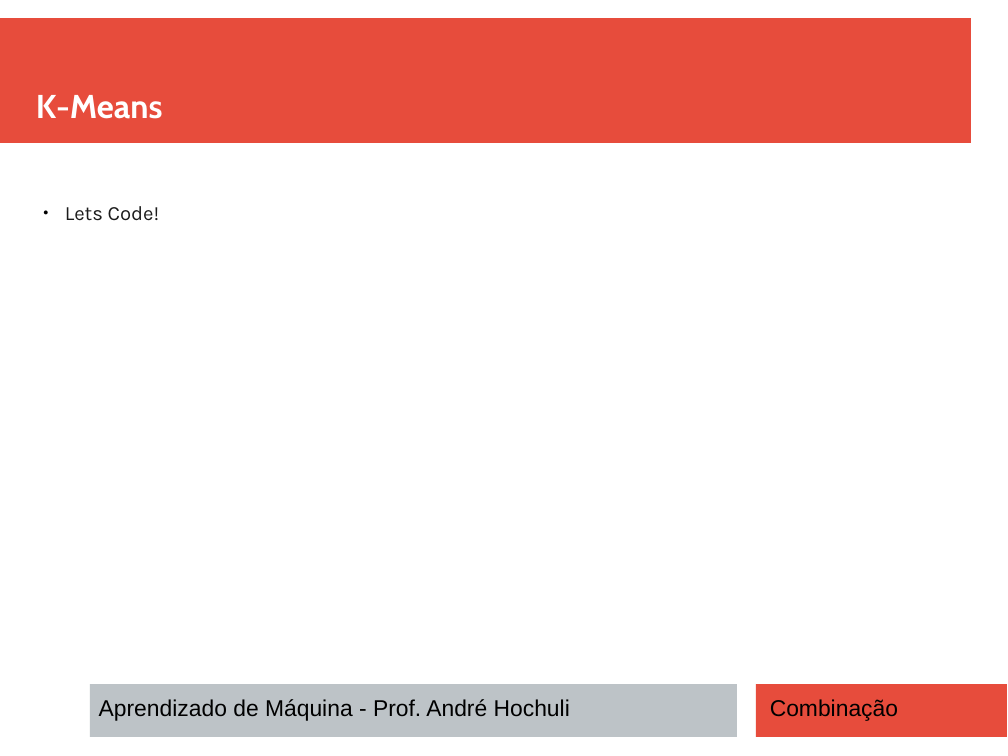
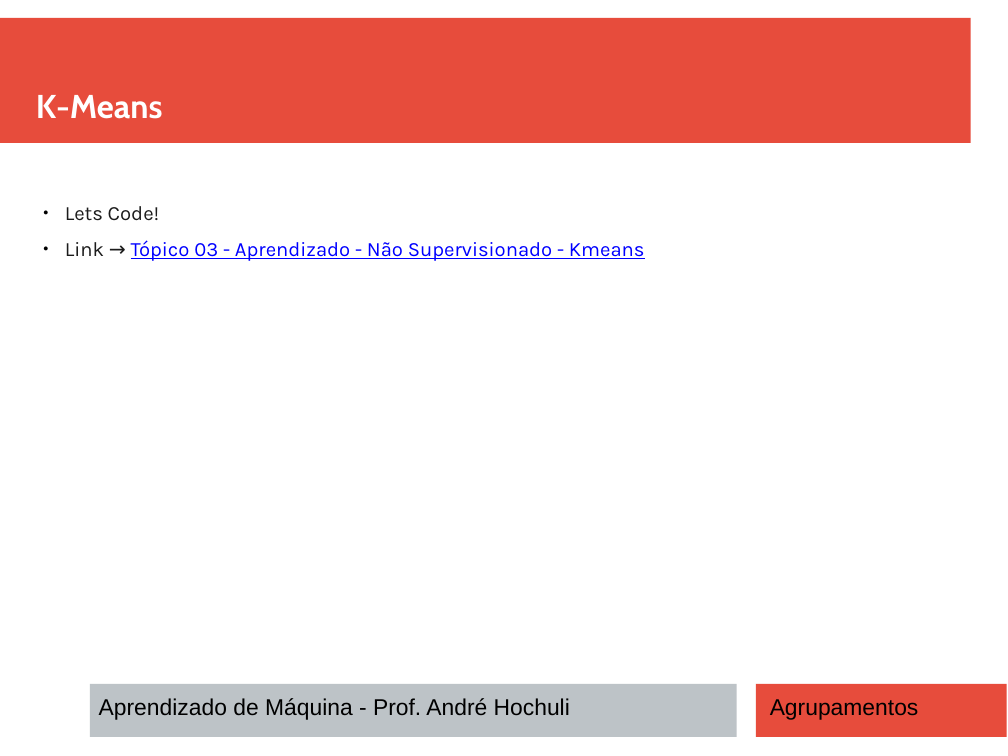
Before and after one commit to andrehochuli/teaching, a slide deck: slide 17 of AprendizadoMaquina/Tópico 03 - Aprendizado Não Supervisionado/Tópico 03 - Aprendizado - Não Supervisionado.pptx. Drawn at 1008x756 pixels with LibreOffice and Linux fonts; fonts in the diff are those of the drawing. Boxes give left, top, right and bottom in pixels: in the first picture for what was removed or moved away, otherwise in the second. Text is boxed around its words. In the diff, an @@ line names an element or a change of style, - is before the commit and + after.

```diff
--- a/AprendizadoMaquina/Tópico 03 - Aprendizado Não Supervisionado/Tópico 03 - Aprendizado - Não Supervisionado.pptx
+++ b/AprendizadoMaquina/Tópico 03 - Aprendizado Não Supervisionado/Tópico 03 - Aprendizado - Não Supervisionado.pptx
@@ text at [65,240,645,261]: paragraph added @@
+● Link → Tópico 03 - Aprendizado - Não Supervisionado - Kmeans
@@ text at [770,699,919,720]: text changed @@
-Combinação
+Agrupamentos
```
Also in this commit, not shown: 14 other slides changed.
